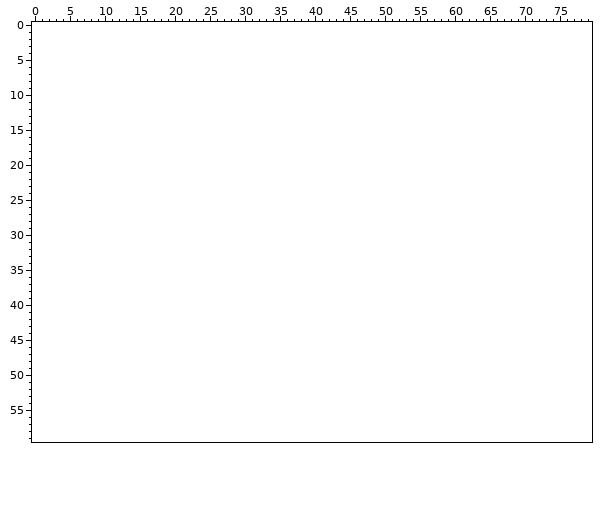
Two states of a sprite sheet, source/level_data/layouts/level9/layer2.png. The picture above is the old version.
The file is 80x60 pixels.
And afterwards:
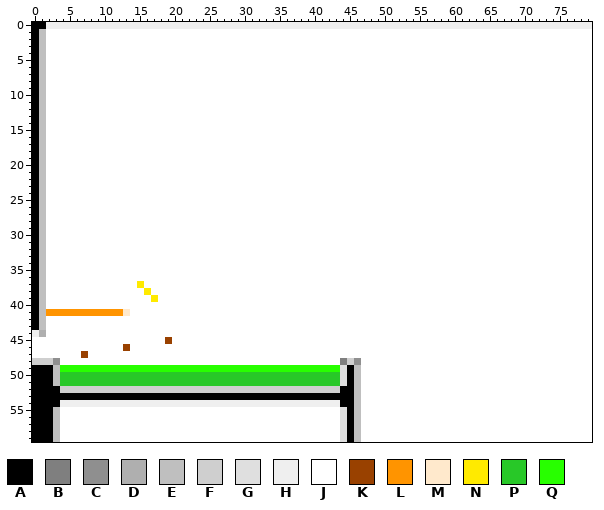
Palette (. is transparent): A #000000  B #7f7f7f  C #8f8f8f  D #afafaf  E #bfbfbf  F #cfcfcf  G #dfdfdf  H #efefef  J #ffffff  K #994100  L #ff9400  M #ffe9cc  N #ffea00  P #28c828  Q #28ff00
Edits made:
Changed rows in their new state; - is an unchanged pixel.
first column x 0:
 0 AAHHHHHHHHHHHHHHHHHHHHHHHHHHHHHHHHHHHHHHHHHHHHHHHHHHHHHHHHHHHHHHHHHHHHHHHHHHHHHH
 1 AE------------------------------------------------------------------------------
 2 AE------------------------------------------------------------------------------
 3 AE------------------------------------------------------------------------------
 4 AE------------------------------------------------------------------------------
 5 AE------------------------------------------------------------------------------
 6 AE------------------------------------------------------------------------------
 7 AE------------------------------------------------------------------------------
 8 AE------------------------------------------------------------------------------
 9 AE------------------------------------------------------------------------------
10 AE------------------------------------------------------------------------------
11 AE------------------------------------------------------------------------------
12 AE------------------------------------------------------------------------------
13 AE------------------------------------------------------------------------------
14 AE------------------------------------------------------------------------------
15 AE------------------------------------------------------------------------------
16 AE------------------------------------------------------------------------------
17 AE------------------------------------------------------------------------------
18 AE------------------------------------------------------------------------------
19 AE------------------------------------------------------------------------------
20 AE------------------------------------------------------------------------------
21 AE------------------------------------------------------------------------------
22 AE------------------------------------------------------------------------------
23 AE------------------------------------------------------------------------------
24 AE------------------------------------------------------------------------------
25 AE------------------------------------------------------------------------------
26 AE------------------------------------------------------------------------------
27 AE------------------------------------------------------------------------------
28 AE------------------------------------------------------------------------------
29 AE------------------------------------------------------------------------------
30 AE------------------------------------------------------------------------------
31 AE------------------------------------------------------------------------------
32 AE------------------------------------------------------------------------------
33 AE------------------------------------------------------------------------------
34 AE------------------------------------------------------------------------------
35 AE------------------------------------------------------------------------------
36 AE------------------------------------------------------------------------------
37 AE-------------N----------------------------------------------------------------
38 AE--------------N---------------------------------------------------------------
39 AE---------------N--------------------------------------------------------------
40 AE------------------------------------------------------------------------------
41 AELLLLLLLLLLLM------------------------------------------------------------------
42 AE------------------------------------------------------------------------------
43 AE------------------------------------------------------------------------------
44 HD------------------------------------------------------------------------------
45 -------------------K------------------------------------------------------------
46 -------------K------------------------------------------------------------------
47 -------K------------------------------------------------------------------------
48 FFFC----------------------------------------BFC---------------------------------
49 AAAEQQQQQQQQQQQQQQQQQQQQQQQQQQQQQQQQQQQQQQQQGAE---------------------------------
50 AAAEPPPPPPPPPPPPPPPPPPPPPPPPPPPPPPPPPPPPPPPPGAE---------------------------------
51 AAAEPPPPPPPPPPPPPPPPPPPPPPPPPPPPPPPPPPPPPPPPGAE---------------------------------
52 AAAAFFFFFFFFFFFFFFFFFFFFFFFFFFFFFFFFFFFFFFFFAAE---------------------------------
53 AAAAAAAAAAAAAAAAAAAAAAAAAAAAAAAAAAAAAAAAAAAAAAE---------------------------------
54 AAAAHHHHHHHHHHHHHHHHHHHHHHHHHHHHHHHHHHHHHHHHAAE---------------------------------
55 AAAE----------------------------------------GAE---------------------------------
56 AAAE----------------------------------------GAE---------------------------------
57 AAAE----------------------------------------GAE---------------------------------
58 AAAE----------------------------------------GAE---------------------------------
59 AAAE----------------------------------------GAE---------------------------------
Changed places in both pictures, as pixel boxes (x1, y1, x2, y2):
changed: (32, 22, 592, 337)
changed: (32, 337, 361, 442)
